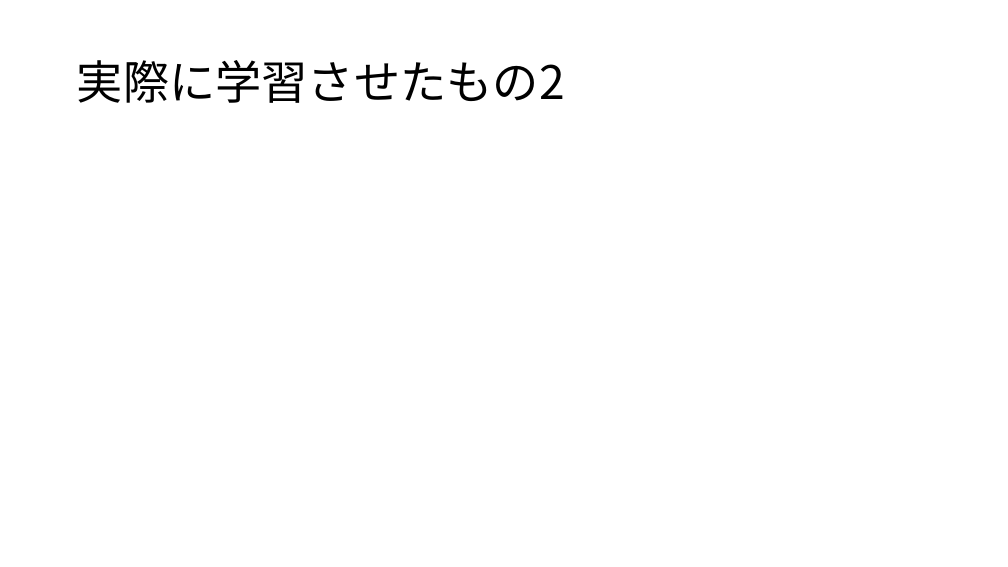
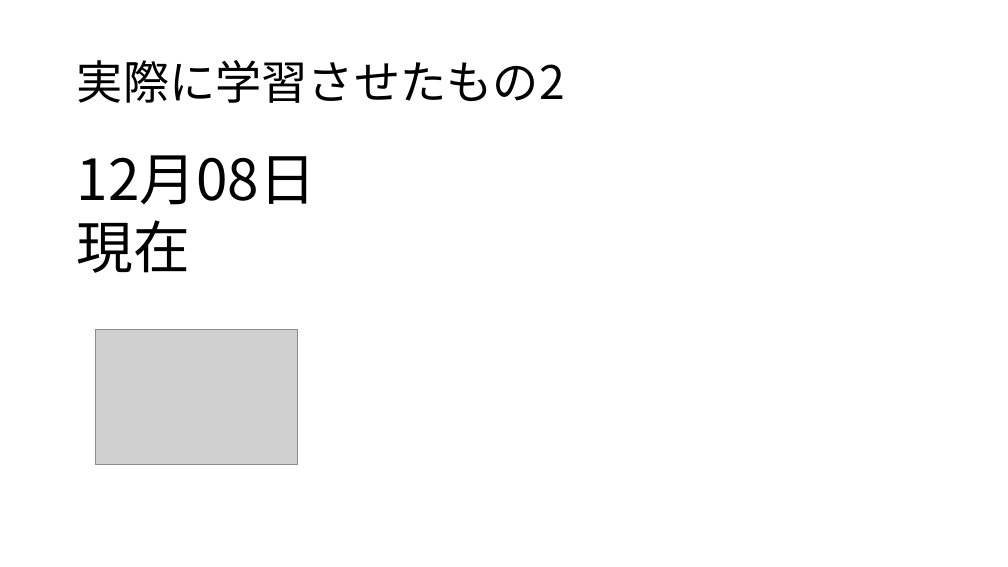
Before and after one commit to yoshitake266/bitComposer_prj, a slide deck: slide 10 of presentation/bit Composer2.pptx (slide 9 before the commit). Drawn at 1008x567 pixels with LibreOffice and Linux fonts; fonts in the diff are those of the drawing; grey boxes stand for pictures. Boxes give left, top, right and bottom in pixels: in the first picture for what was removed or moved away, otherwise in the second. Text is boxed around its words. In the diff, an @@ line names an element or a change of style, - is before the commit and + after.

```diff
--- a/presentation/bit Composer2.pptx
+++ b/presentation/bit Composer2.pptx
@@ text added at [77,155,316,273], 54 pt, text #000000 @@
+12月08日
+現在
@@ picture added at [95,330,298,464] @@
```
Also in this commit, not shown: 11 other slides changed, 2 slides added, 2 slides removed.
